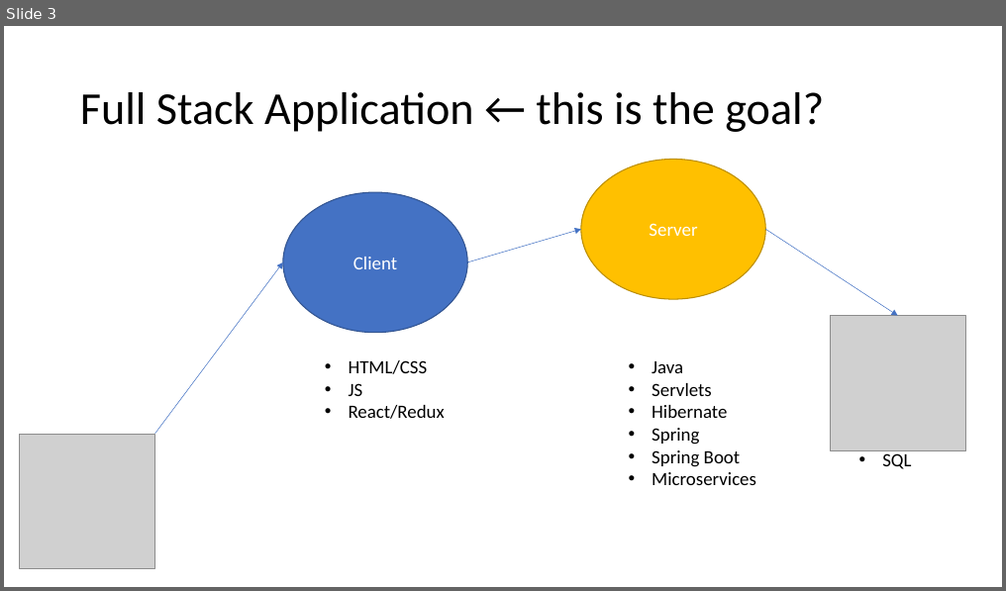
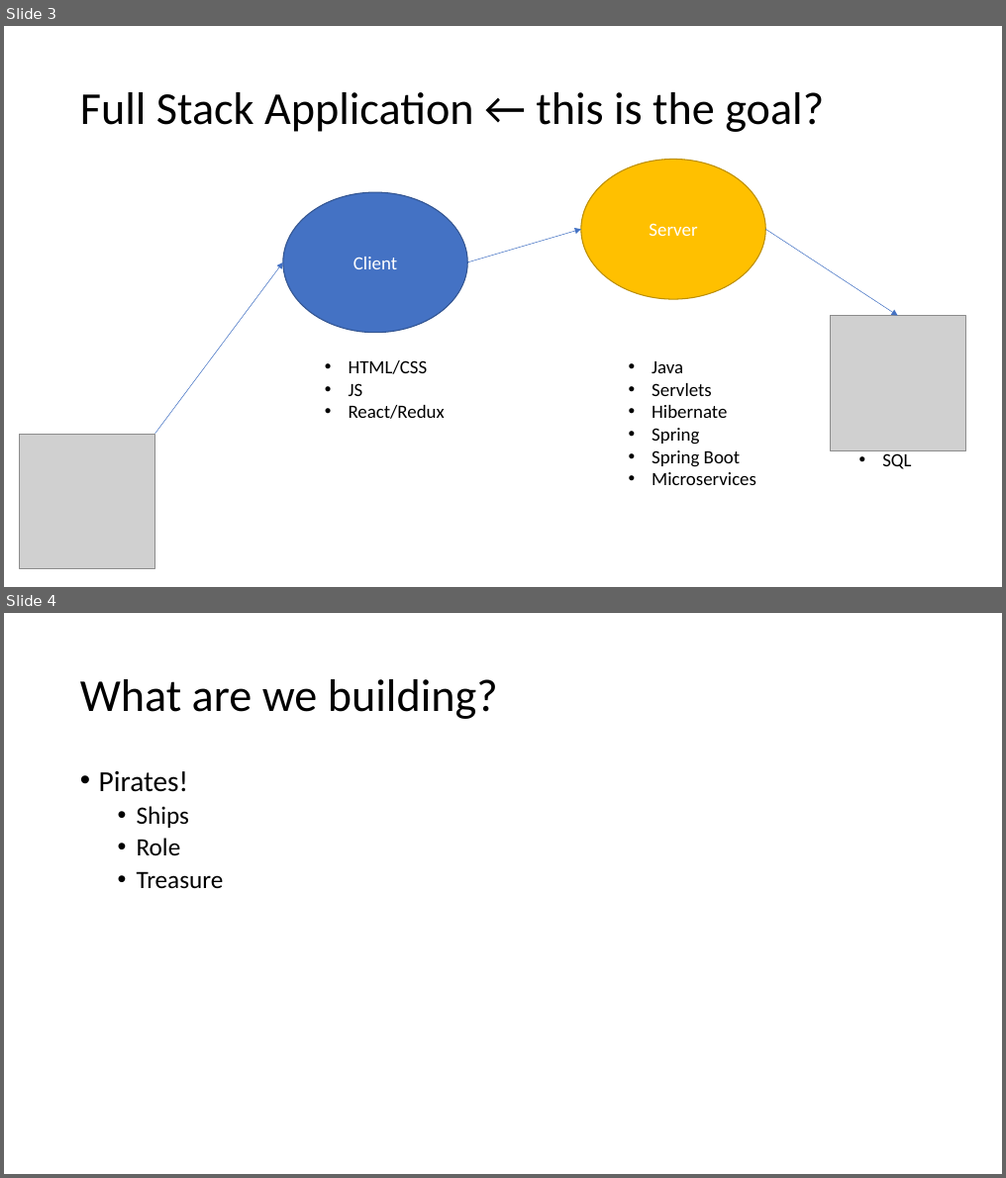
Before and after one commit to 2011JavaReact/Training, a slide deck: Week1/Week1Java.pptx. Shown one above the other, each under a label of ours: slide 3 before the commit, slides 3 and 4 after it. The pictures are 1006x591 and 1006x1178 pixels, drawn with LibreOffice and Linux fonts; fonts in the diff are those of the drawing; grey boxes stand for pictures. Boxes give left, top, right and bottom in pixels: in the first picture for what was removed or moved away, otherwise in the second. Text is boxed around its words. In the diff, an @@ line names an element or a change of style, - is before the commit and + after.

```diff
--- a/Week1/Week1Java.pptx
+++ b/Week1/Week1Java.pptx
@@ slide 4 added at box(4, 613, 1002, 1174), background #FFFFFF @@
@@ title added at box(80, 679, 498, 719), 44 pt, text #000000 @@
+What are we building?
@@ text added at box(99, 771, 224, 889), 24 pt, text #000000 @@
+• Pirates!
+  • Ships
+  • Role
+  • Treasure
```
Also in this commit, not shown: 1 other file.
